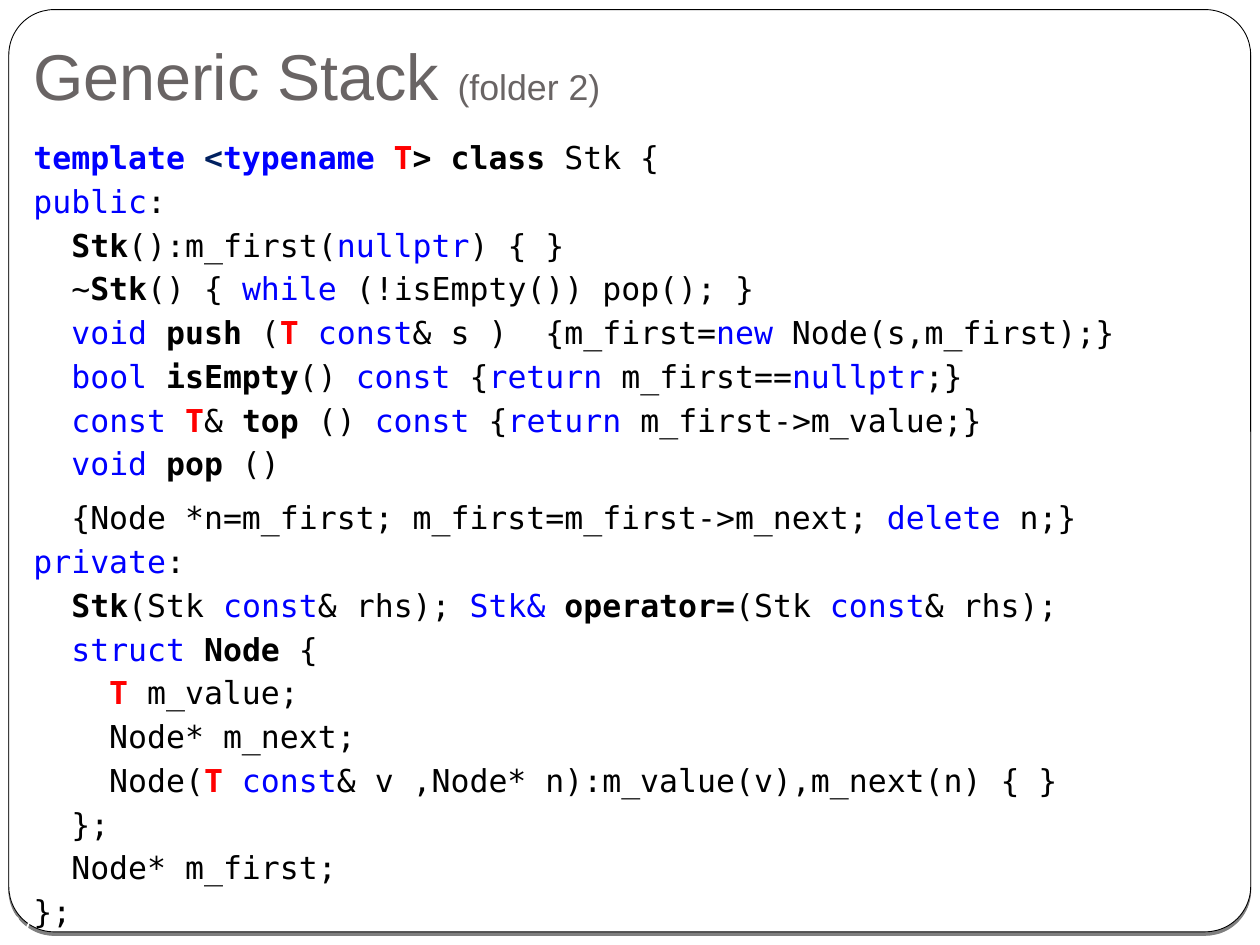
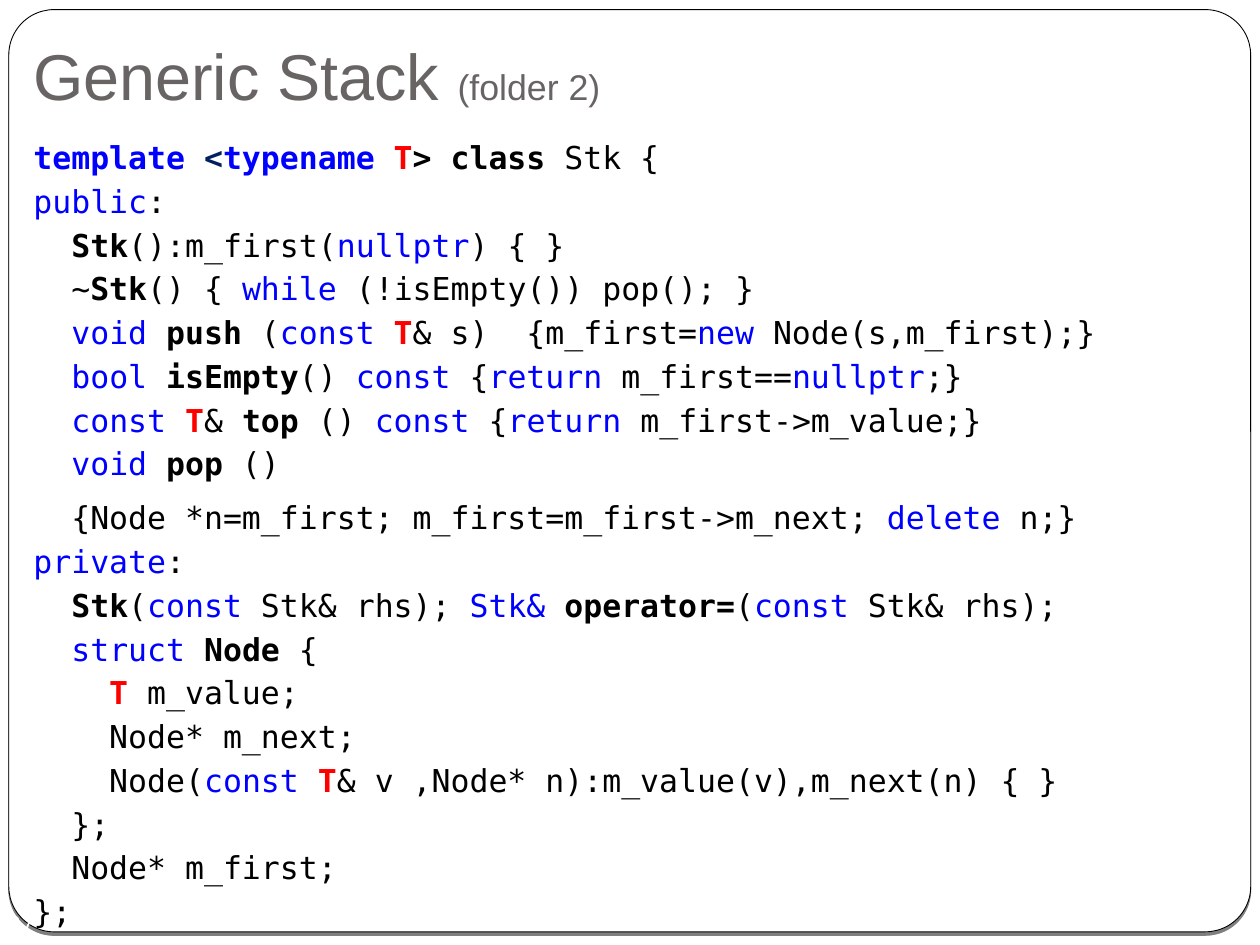
Before and after one commit to cpp-at-ariel/cpp-5779, a slide deck: slide 37 of 08-templates-iterators/slides.odp. Drawn at 1260x945 pixels with LibreOffice and Linux fonts; fonts in the diff are those of the drawing. Boxes give left, top, right and bottom in pixels: in the first picture for what was removed or moved away, otherwise in the second. Text is boxed around its words. In the diff, an @@ line names an element or a change of style, - is before the commit and + after.

```diff
--- a/08-templates-iterators/slides.odp
+++ b/08-templates-iterators/slides.odp
@@ text at [33,145,1095,887]: text changed @@
-template <typename T> class Stk {
-public:
-Stk():m_first(nullptr) { }
-~Stk() { while (!isEmpty()) pop(); }
-void push (T const& s ) {m_first=new Node(s,m_first);}
-bool isEmpty() const {return m_first==nullptr;}
-const T& top () const {return m_first->m_value;}
-void pop ()
-{Node *n=m_first; m_first=m_first->m_next; delete n;}
-private:
-Stk(Stk const& rhs); Stk& operator=(Stk const& rhs);
-struct Node {
-T m_value;
-Node* m_next;
-Node(T const& v ,Node* n):m_value(v),m_next(n) { }
-};
-Node* m_first;
-};
+template <typename T> class Stk {
+public:
+Stk():m_first(nullptr) { }
+~Stk() { while (!isEmpty()) pop(); }
+void push (const T& s) {m_first=new Node(s,m_first);}
+bool isEmpty() const {return m_first==nullptr;}
+const T& top () const {return m_first->m_value;}
+void pop ()
+{Node *n=m_first; m_first=m_first->m_next; delete n;}
+private:
+Stk(const Stk& rhs); Stk& operator=(const Stk& rhs);
+struct Node {
+T m_value;
+Node* m_next;
+Node(const T& v ,Node* n):m_value(v),m_next(n) { }
+};
+Node* m_first;
+};
```
Also in this commit, not shown: 6 other slides changed, 1 slide added, 1 slide removed, 7 other files.
